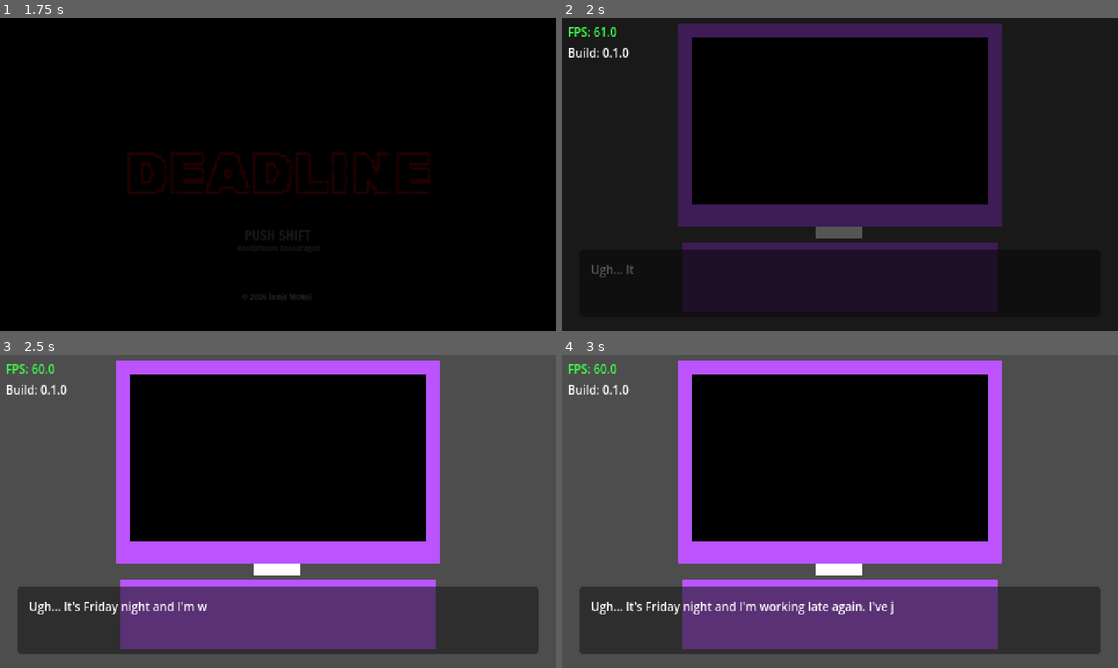
Above: before the commit, frames 1-4 (two rows, left to right).
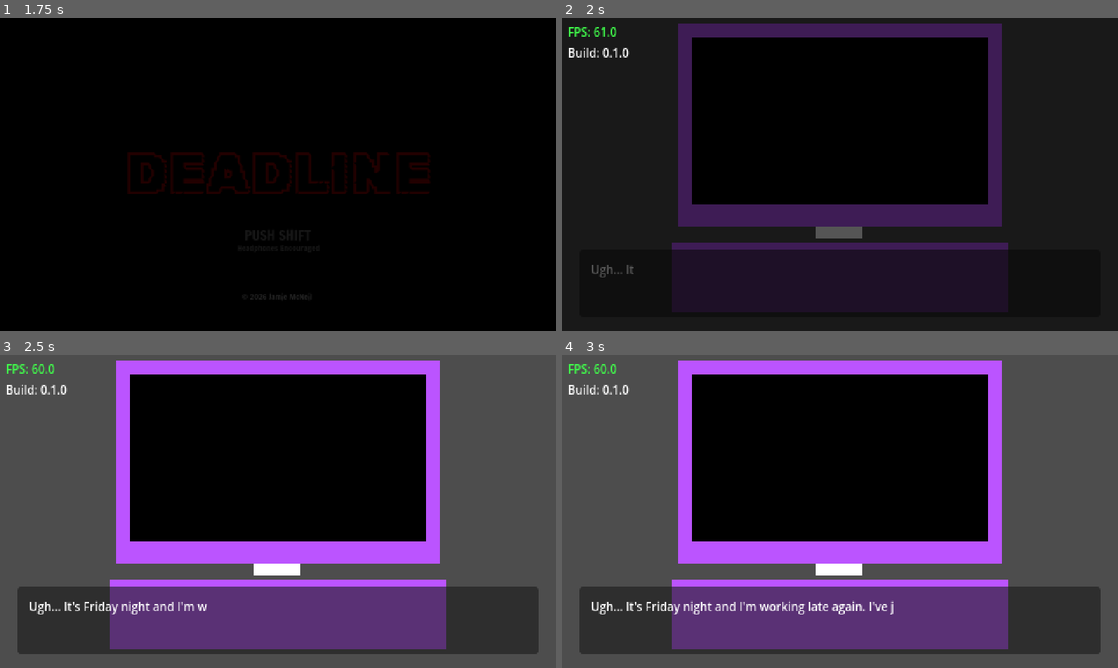
Above: after the commit, the same moments.

Repository: mcneiljv/game-off-2026
Game: Godot game, scene res://src/core/main_game/title_screen.tscn
Two runs of this game, one before a commit and one after it. Both use one fixed random seed, a clock stepped at 60 frames per second and the inputs below. Sound files missing from this copy of the repository are replaced by a short silence.
Inputs:
- Up to frame 1 (1.75 s): hold Shift (left_shift) from 1.28 s (still down)
- Up to frame 2 (2 s): keep holding Shift (left_shift)
- Up to frame 3 (2.5 s): release Shift (left_shift) at 2.03 s
- Up to frame 4 (3 s): no input

Frame 1 is identical in both runs. In frame 2, less than 0.1% of the frame differs, in the area x 19-81%, y 71-74%; in frame 3, 0.8%, in the area x 19-81%, y 71-94%; in frame 4, 0.8%.

Commit message:
Increase size of keyboard

Diff:
--- a/src/core/main_game/main.tscn
+++ b/src/core/main_game/main.tscn
@@ -117,9 +117,9 @@
 anchor_top = 1.0
 anchor_right = 0.5
 anchor_bottom = 1.0
-offset_left = -136.0
+offset_left = -145.0
 offset_top = -76.0
-offset_right = 136.0
+offset_right = 145.0
 offset_bottom = -16.0
 grow_horizontal = 2
 grow_vertical = 0
